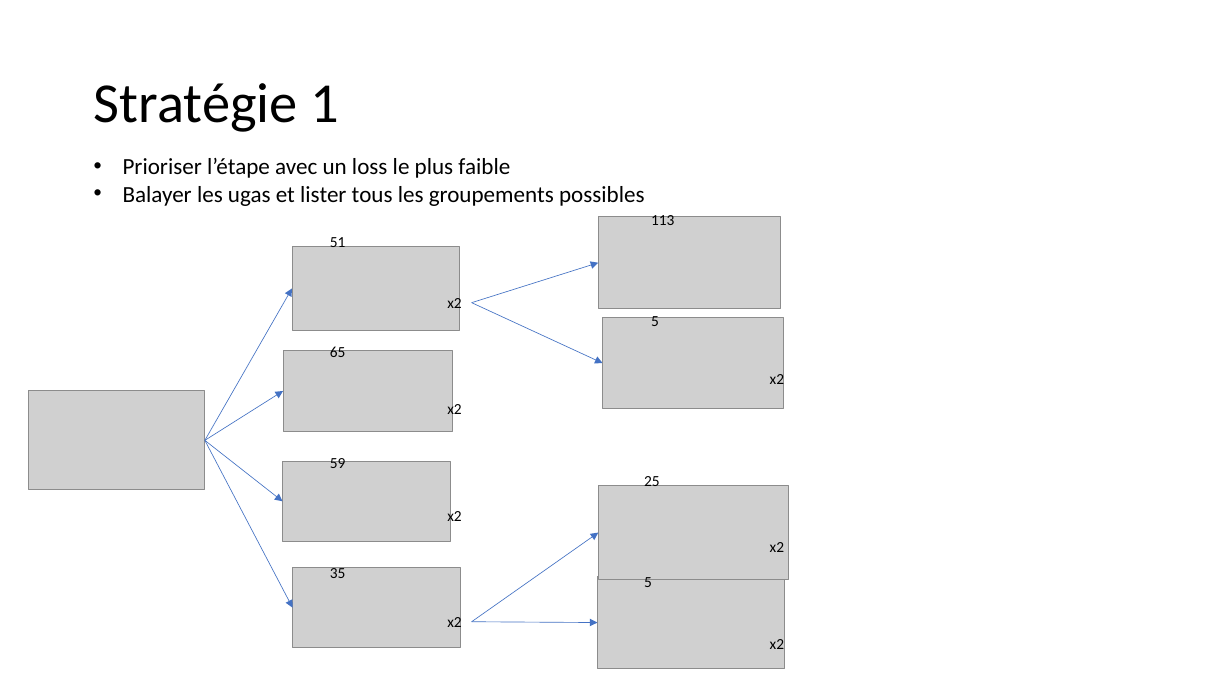
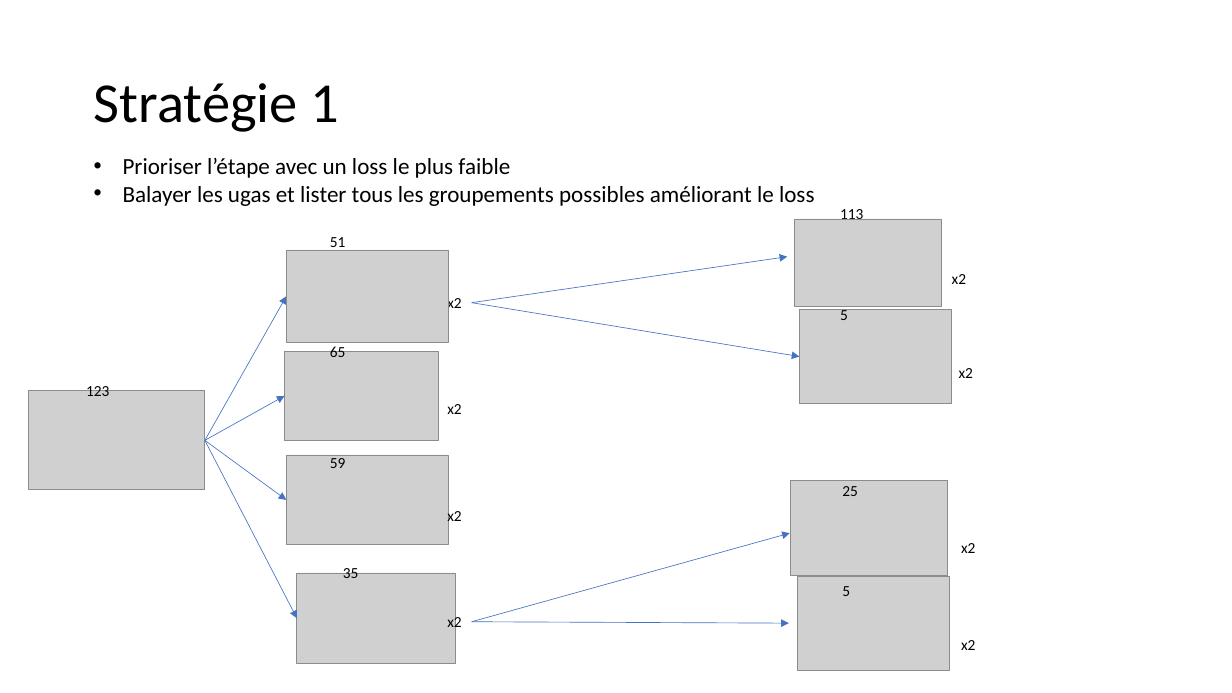
Before and after one commit to leopoldlacroix/graph_proj, a slide deck: slide 6 of explication.pptx. Drawn at 1232x693 pixels with LibreOffice and Linux fonts; fonts in the diff are those of the drawing; grey boxes stand for pictures. Boxes give left, top, right and bottom in pixels: in the first picture for what was removed or moved away, otherwise in the second. Text is boxed around its words. In the diff, an @@ line names an element or a change of style, - is before the commit and + after.

```diff
--- a/explication.pptx
+++ b/explication.pptx
@@ text at box(123, 186, 815, 206): text changed @@
-• Balayer les ugas et lister tous les groupements possibles
+• Balayer les ugas et lister tous les groupements possibles améliorant le loss
@@ 3 texts: place and size @@
-3 texts at box(651, 212, 784, 389)
+3 texts at box(840, 206, 973, 378)
@@ picture removed at box(599, 217, 781, 309) @@
@@ picture added at box(795, 219, 942, 307) @@
@@ picture: place and size @@
-picture at box(292, 247, 460, 330)
+picture at box(287, 250, 448, 343)
@@ arrow moved from (471, 303) - (599, 262) to (471, 303) - (787, 257) @@
@@ arrow moved from (205, 441) - (292, 288) to (205, 441) - (287, 297) @@
@@ text added at box(952, 274, 966, 284), 12 pt, text #000000 @@
+x2
@@ arrow moved from (471, 303) - (603, 363) to (471, 303) - (799, 357) @@
@@ picture removed at box(603, 317, 784, 409) @@
@@ picture added at box(799, 310, 952, 404) @@
@@ picture: place and size @@
-picture at box(283, 350, 452, 432)
+picture at box(285, 352, 438, 441)
@@ text added at box(86, 383, 109, 396), 12 pt, text #000000 @@
+123
@@ arrow moved from (205, 441) - (283, 391) to (205, 441) - (285, 396) @@
@@ arrow moved from (205, 441) - (283, 502) to (205, 441) - (287, 500) @@
@@ arrow moved from (205, 441) - (293, 608) to (205, 441) - (297, 618) @@
@@ picture: place and size @@
-picture at box(283, 461, 451, 542)
+picture at box(287, 455, 448, 544)
@@ text "25": place and size @@
-text "25" at box(644, 473, 660, 486)
+text "25" at box(842, 486, 858, 496)
@@ picture removed at box(599, 486, 789, 580) @@
@@ picture added at box(791, 481, 948, 576) @@
@@ arrow moved from (471, 622) - (599, 532) to (471, 622) - (790, 533) @@
@@ text "x2": place and size @@
-text "x2" at box(770, 542, 784, 552)
+text "x2" at box(961, 543, 975, 553)
@@ text "35": place and size @@
-text "35" at box(330, 565, 346, 578)
+text "35" at box(343, 565, 359, 578)
@@ picture: place and size @@
-picture at box(293, 567, 460, 648)
+picture at box(297, 573, 456, 664)
@@ picture removed at box(598, 577, 785, 669) @@
@@ picture added at box(798, 577, 950, 671) @@
@@ text "5": place and size @@
-text "5" at box(644, 577, 652, 587)
+text "5" at box(842, 586, 850, 596)
@@ arrow moved from (471, 622) - (598, 623) to (471, 622) - (789, 623) @@
@@ text "x2": place and size @@
-text "x2" at box(770, 639, 784, 649)
+text "x2" at box(961, 640, 975, 650)
```
Also in this commit, not shown: 7 other slides changed, 1 slide removed, 8 other files.
